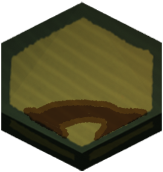
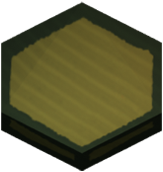
Before/after of a 163 × 172 layered artwork. What changed in the layer stack:
pixels changed over (23, 99, 148, 141) (layer not identified)
